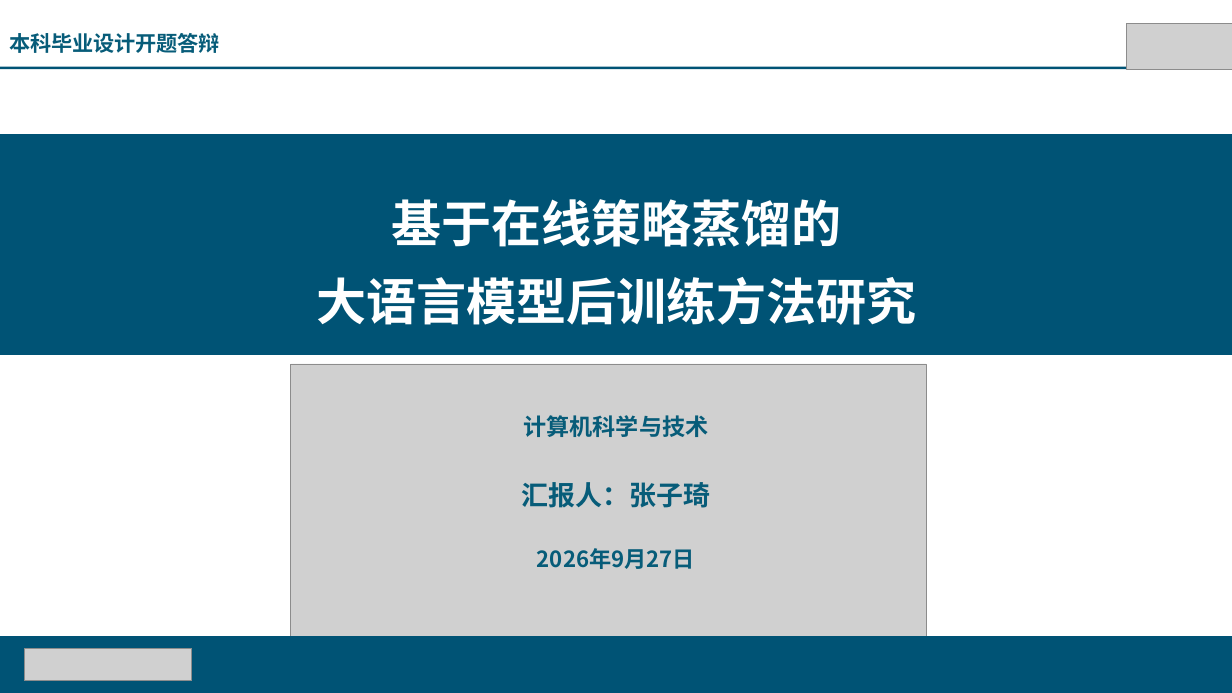
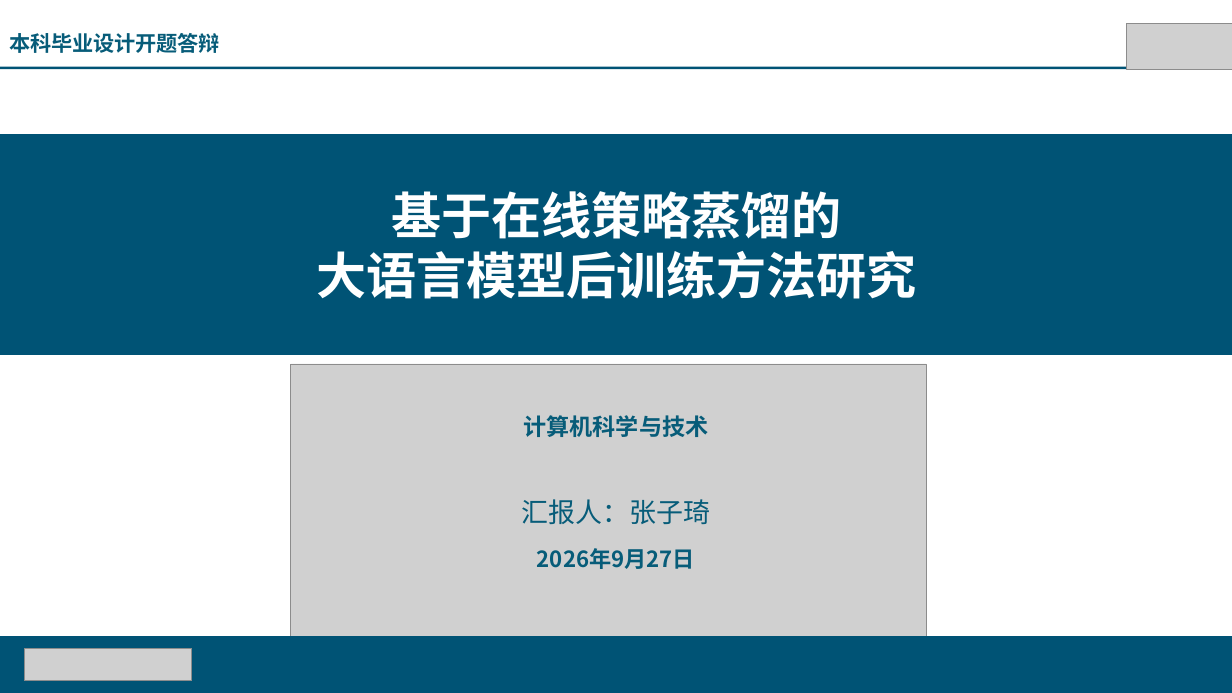
Before and after one commit to ziqizhang200/on-policy-distill-comparation, a slide deck: slide 1 of Papers/output/presentation/开题答辩PPT-在线策略蒸馏-20260927.pptx. Drawn at 1232x693 pixels with LibreOffice and Linux fonts; fonts in the diff are those of the drawing; grey boxes stand for pictures. Boxes give left, top, right and bottom in pixels: in the first picture for what was removed or moved away, otherwise in the second. Text is boxed around its words. In the diff, an @@ line names an element or a change of style, - is before the commit and + after.

```diff
--- a/Papers/output/presentation/开题答辩PPT-在线策略蒸馏-20260927.pptx
+++ b/Papers/output/presentation/开题答辩PPT-在线策略蒸馏-20260927.pptx
@@ text "基于在线策略蒸馏的" at [316, 191, 917, 299]: line spacing 1.3 to 1; vertical alignment bottom to middle @@
@@ text "汇报人：张子琦" at [522, 499, 711, 524]: bold off; line spacing 0.9 to 1; less space between paragraphs; vertical alignment top to middle @@
```
Also in this commit, not shown: 9 other slides changed.
